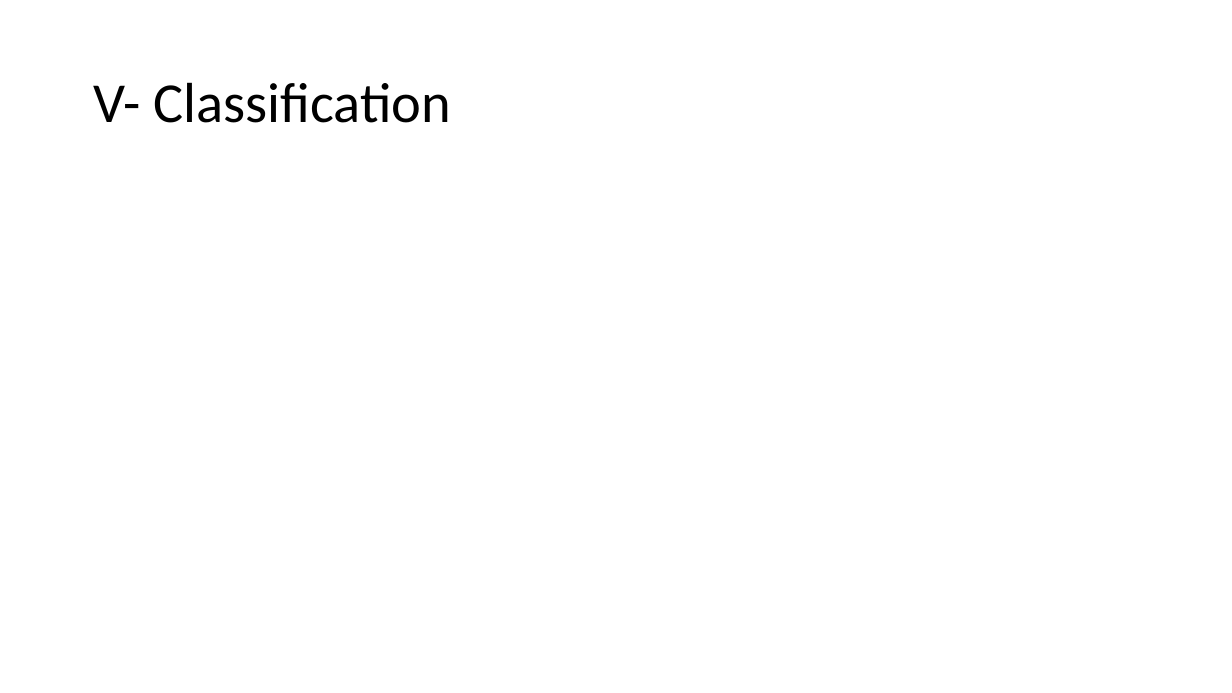
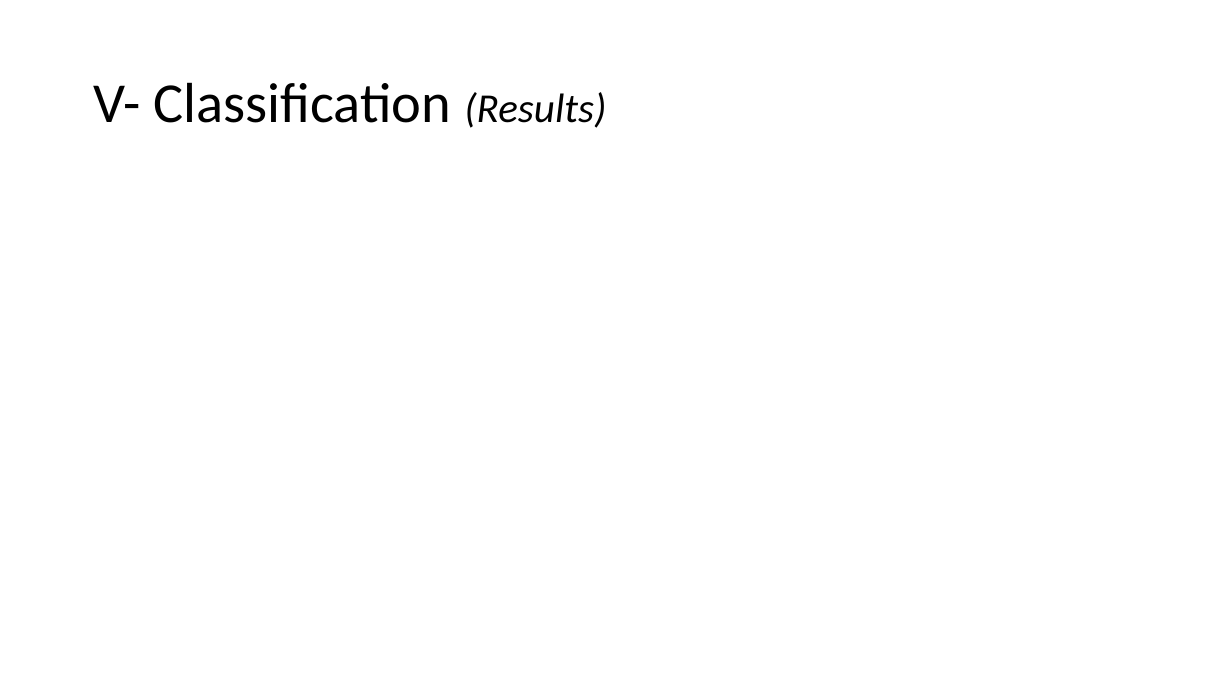
Before and after one commit to Leodespt/Projet_Python, a slide deck: slide 23 of Presentation_Python.pptx (slide 18 before the commit). Drawn at 1232x693 pixels with LibreOffice and Linux fonts; fonts in the diff are those of the drawing. Boxes give left, top, right and bottom in pixels: in the first picture for what was removed or moved away, otherwise in the second. Text is boxed around its words. In the diff, an @@ line names an element or a change of style, - is before the commit and + after.

```diff
--- a/Presentation_Python.pptx
+++ b/Presentation_Python.pptx
@@ title at (94,82,606,128): text changed @@
-V- Classification
+V- Classification (Results)
```
Also in this commit, not shown: 3 other slides changed, 5 slides added.
